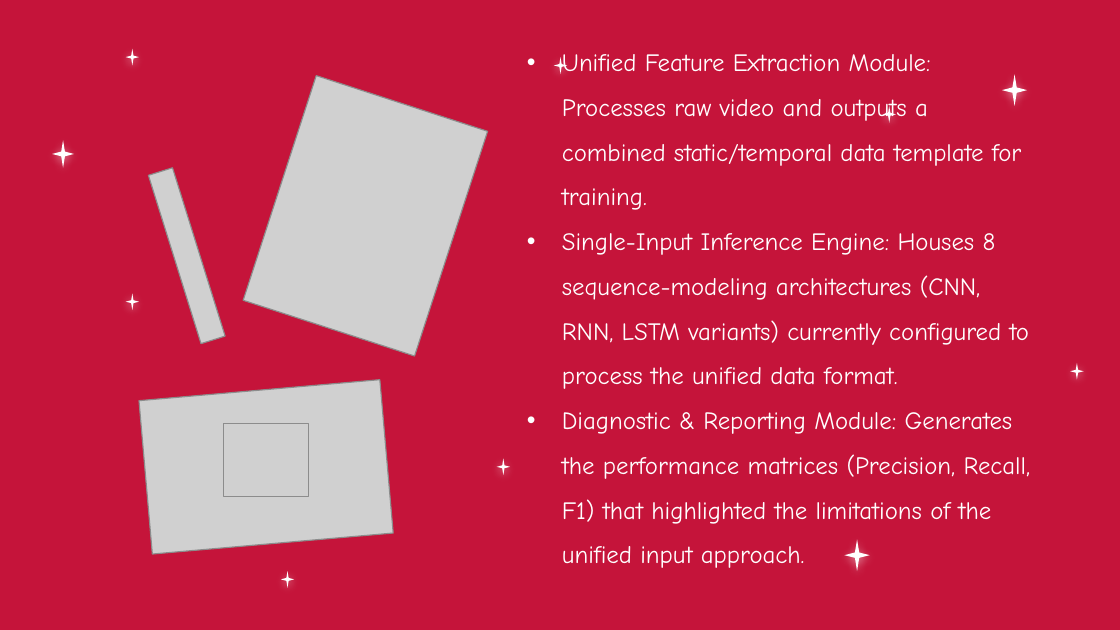
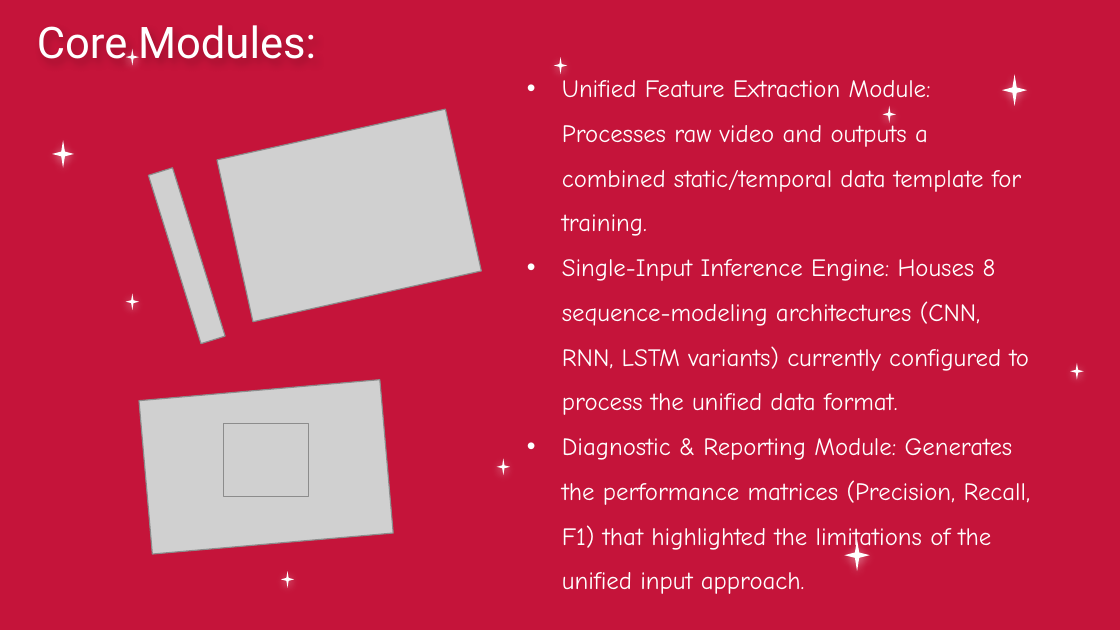
Before and after one commit to MiraPhilip12/Graduation_Project_ESLSCA, a slide deck: slide 14 of Milestone 4/Graduation_Project_Milestone4.pptx (slide 10 before the commit). Drawn at 1120x630 pixels with LibreOffice and Linux fonts; fonts in the diff are those of the drawing; grey boxes stand for pictures; background and template pictures are left out. Boxes give left, top, right and bottom in pixels: in the first picture for what was removed or moved away, otherwise in the second. Text is boxed around its words. In the diff, an @@ line names an element or a change of style, - is before the commit and + after.

```diff
--- a/Milestone 4/Graduation_Project_Milestone4.pptx
+++ b/Milestone 4/Graduation_Project_Milestone4.pptx
@@ title added at (37,25,316,59), 28 pt, text #FFFFFF @@
+Core Modules:
@@ subtitle "Unified Feature Extraction Module: Processes ...": place and size @@
-subtitle "Unified Feature Extraction Module: Processes ..." at (562,54,1031,568)
+subtitle "Unified Feature Extraction Module: Processes ..." at (562,80,1031,594)
@@ picture at (217,109,481,321): rotation 18 to 347 degrees @@
```
Also in this commit, not shown: 2 other slides changed, 9 slides added, 12 slides removed.
